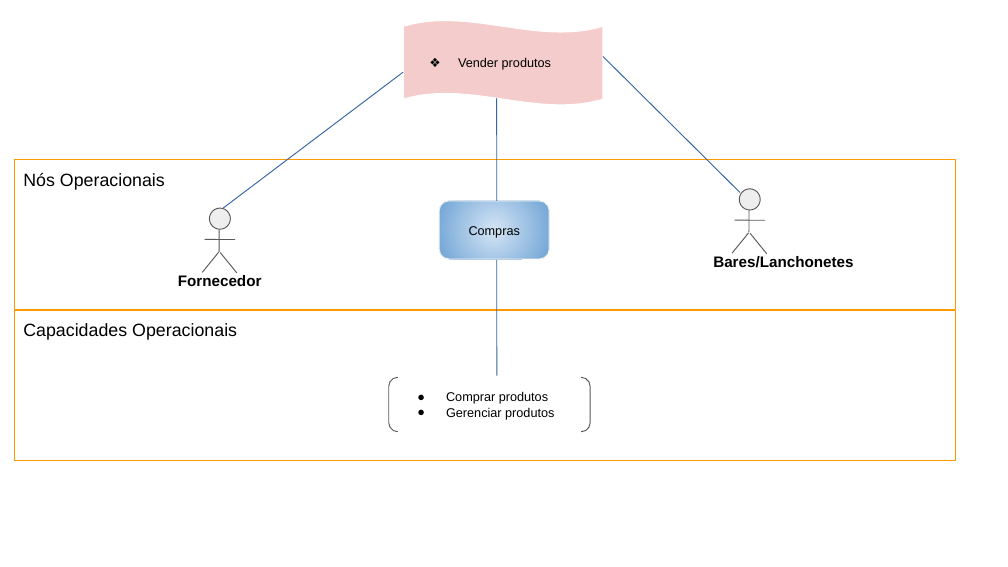
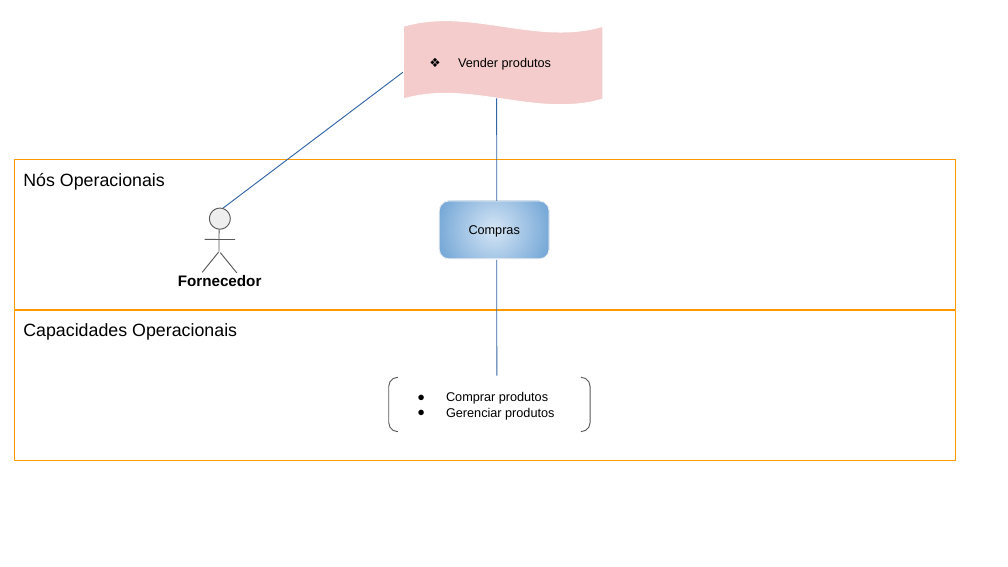
Before and after one commit to Darienzo08/ope_ads, a slide deck: slide 3 of docs/ARTEFATOS(15-23)/Arquitetura_Negócio/15) Arquitetura de Negócio para cada Cenário.pptx. Drawn at 1008x567 pixels with LibreOffice and Linux fonts; fonts in the diff are those of the drawing. Boxes give left, top, right and bottom in pixels: in the first picture for what was removed or moved away, otherwise in the second. Text is boxed around its words. In the diff, an @@ line names an element or a change of style, - is before the commit and + after.

```diff
--- a/docs/ARTEFATOS(15-23)/Arquitetura_Negócio/15) Arquitetura de Negócio para cada Cenário.pptx
+++ b/docs/ARTEFATOS(15-23)/Arquitetura_Negócio/15) Arquitetura de Negócio para cada Cenário.pptx
@@ freeform shape removed at [604, 57, 741, 193] @@
@@ group removed at [713, 189, 853, 268]: 4 freeform shapes, 1 ellipse, 1 text @@
-Bares/Lanchonetes
```
Also in this commit, not shown: 2 other slides changed, 1 slide removed, 15 other files.
